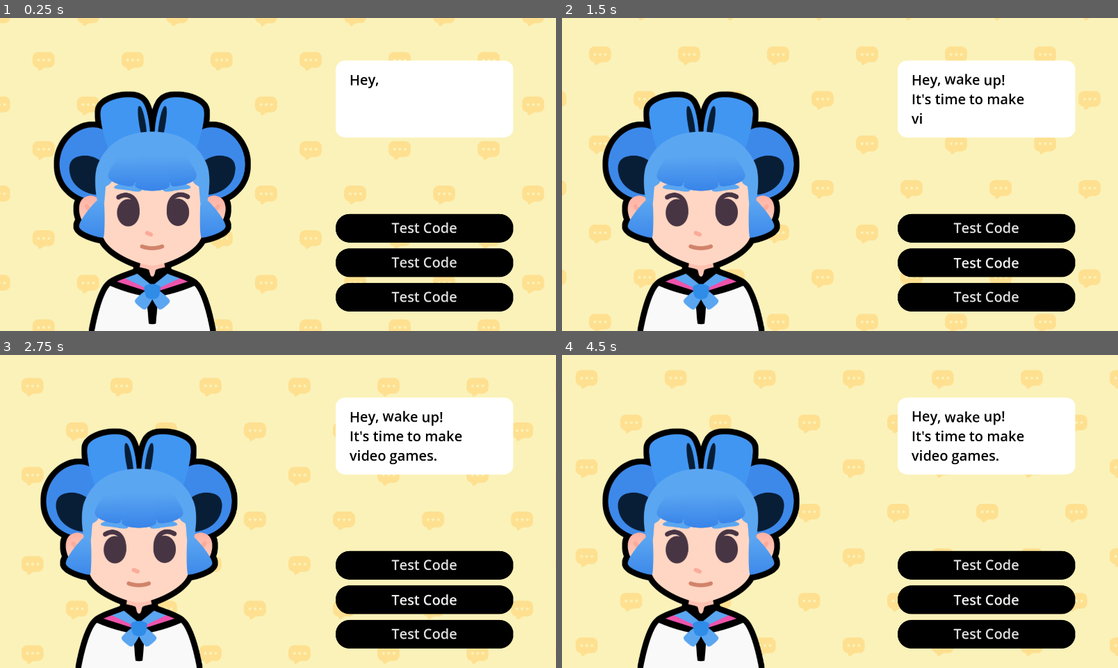
Above: before the commit, frames 1-4 (two rows, left to right).
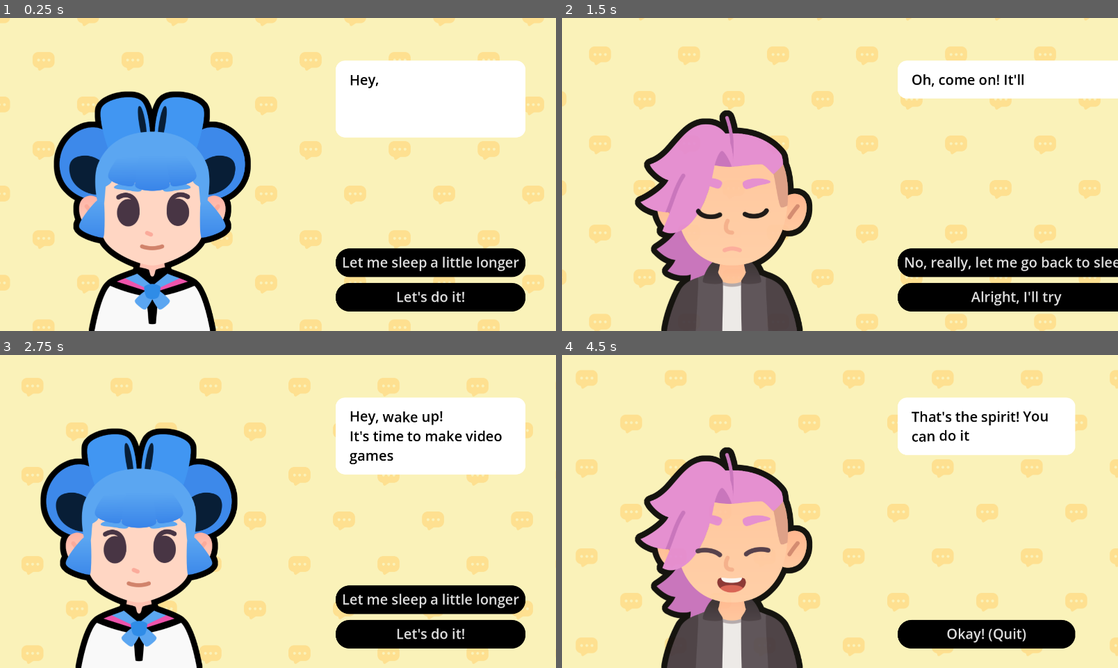
Above: after the commit, the same moments.

Repository: ItsGabe415/M8-Start-A-Dialogue
Game: Godot game, scene res://lessons/dialogue.tscn
Same seed, same stepped clock (60 frames per second), same inputs: the game is played once before the commit and once after it. The project has no main scene, so this scene is started directly. Sound files missing from this copy of the repository are replaced by a short silence.
Inputs (mouse positions are in pixels of both pictures, inside the frame that each line leads up to):
- Up to frame 1 (0.25 s): no input
- Up to frame 2 (1.5 s): click (984, 227) at 0.5 s, where only the run before the commit has a clickable "Test Code"; click (990, 262) at 1.25 s, where only the run after the commit has a clickable "Let me sleep a little longer"
- Up to frame 3 (2.75 s): click (455, 599) at 2 s, where only the run after the commit has a clickable "No, really, let me go back to…"
- Up to frame 4 (4.5 s): click (984, 599) at 2.75 s, where only the run before the commit has a clickable "Test Code"; click (1017, 633) at 3.5 s, where only the run after the commit has a clickable "Alright, I'll try"; click (995, 599) at 4.25 s, where only the run after the commit has a clickable "I will do my best"

The runs differ from the first frame. In frame 1, 4.7% of the frame differs, in the area x 60-95%, y 13-94%; in frame 2, 31%, in the area x 7-100%, y 13-100%; in frame 3, 5.2%; in frame 4, 30%.
Error before the commit: Cannot call method 'get_children' on a null value. (res://lessons/dialogue.gd:98)

Commit message:
M8L3 finished

Diff:
--- a/lessons/dialogue.gd
+++ b/lessons/dialogue.gd
@@ -60,7 +60,8 @@
 @onready var body: TextureRect = %Body
 
 @onready var expression: TextureRect = %Expression
-@onready var action_buttons_v_box_container: VBoxContainer = %ActionButtonsVBoxContainer
+@onready var action_buttons_vbox_container: VBoxContainer = %ActionButtonsVboxContainer
+
 
 func _ready() -> void:
 	show_text(0)
@@ -95,12 +96,12 @@
 
 
 func create_buttons(choices_data: Dictionary) -> void:
-	for button in action_buttons_v_box_container.get_children():
+	for button in action_buttons_vbox_container.get_children():
 		button.queue_free()
 	# We loop over all the dictionary keys
 	for choice_text in choices_data:
 		var button := Button.new()
-		action_buttons_v_box_container.add_child(button)
+		action_buttons_vbox_container.add_child(button)
 		button.text = choice_text
 		var target_line_idx: int = choices_data[choice_text]
 		if target_line_idx == -1:
--- a/lessons/dialogue.tscn
+++ b/lessons/dialogue.tscn
@@ -82,19 +82,19 @@
 text = "Hello World"
 fit_content = true
 
-[node name="ActionButtonVboxContainer" type="VBoxContainer" parent="VBoxContainer"]
+[node name="ActionButtonsVboxContainer" type="VBoxContainer" parent="VBoxContainer"]
 unique_name_in_owner = true
 layout_mode = 2
 
-[node name="Button" type="Button" parent="VBoxContainer/ActionButtonVboxContainer"]
+[node name="Button" type="Button" parent="VBoxContainer/ActionButtonsVboxContainer"]
 layout_mode = 2
 text = "Test Code"
 
-[node name="Button2" type="Button" parent="VBoxContainer/ActionButtonVboxContainer"]
+[node name="Button2" type="Button" parent="VBoxContainer/ActionButtonsVboxContainer"]
 layout_mode = 2
 text = "Test Code"
 
-[node name="Button3" type="Button" parent="VBoxContainer/ActionButtonVboxContainer"]
+[node name="Button3" type="Button" parent="VBoxContainer/ActionButtonsVboxContainer"]
 layout_mode = 2
 text = "Test Code"
 
